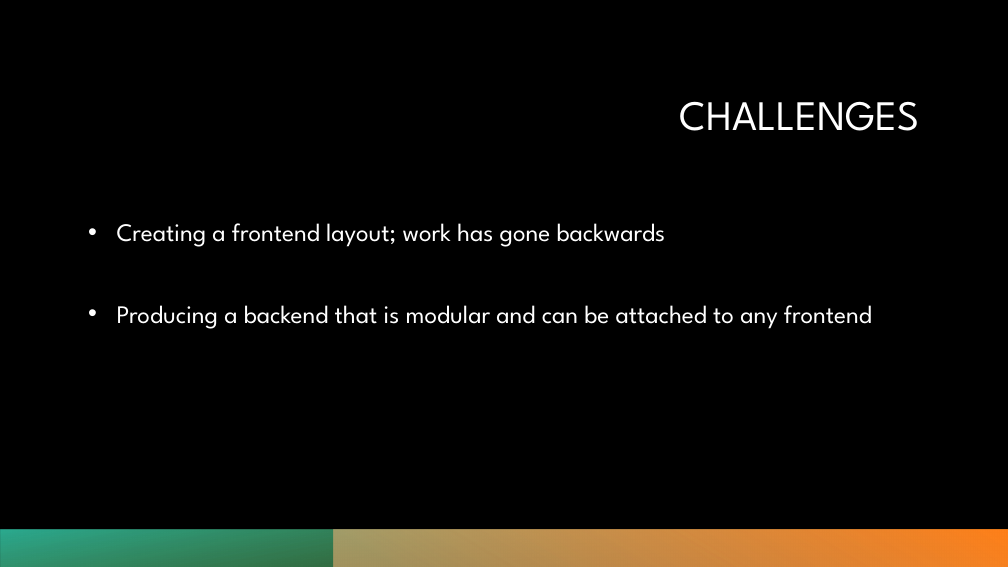
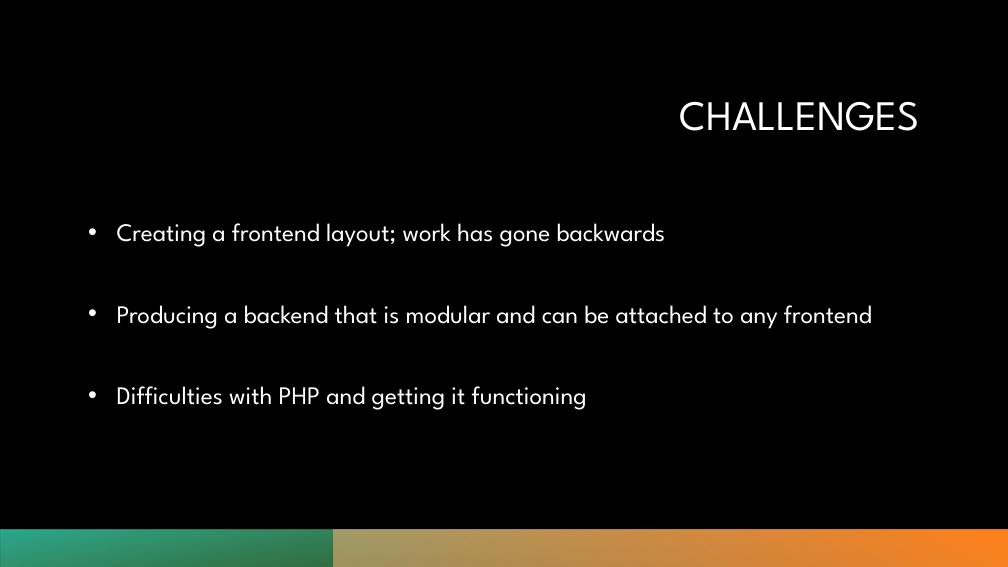
Before and after one commit to cart7982/CaravanSeraiCS360, a slide deck: slide 7 of OpenPlazaCS360Lab/Presentations/OpenPlaza - Phase 2.pptx. Drawn at 1008x567 pixels with LibreOffice and Linux fonts; fonts in the diff are those of the drawing; background and template pictures are left out. Boxes give left, top, right and bottom in pixels: in the first picture for what was removed or moved away, otherwise in the second. Text is boxed around its words. In the diff, an @@ line names an element or a change of style, - is before the commit and + after.

```diff
--- a/OpenPlazaCS360Lab/Presentations/OpenPlaza - Phase 2.pptx
+++ b/OpenPlazaCS360Lab/Presentations/OpenPlaza - Phase 2.pptx
@@ text at bbox=[117, 386, 587, 410]: paragraph added @@
+• Difficulties with PHP and getting it functioning
```
Also in this commit, not shown: 1 other file.
